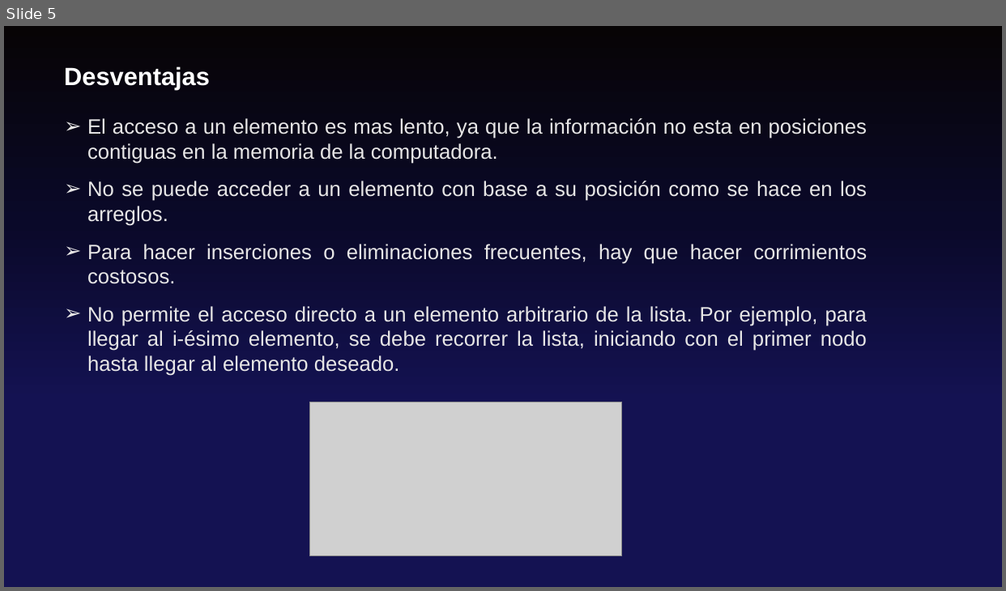
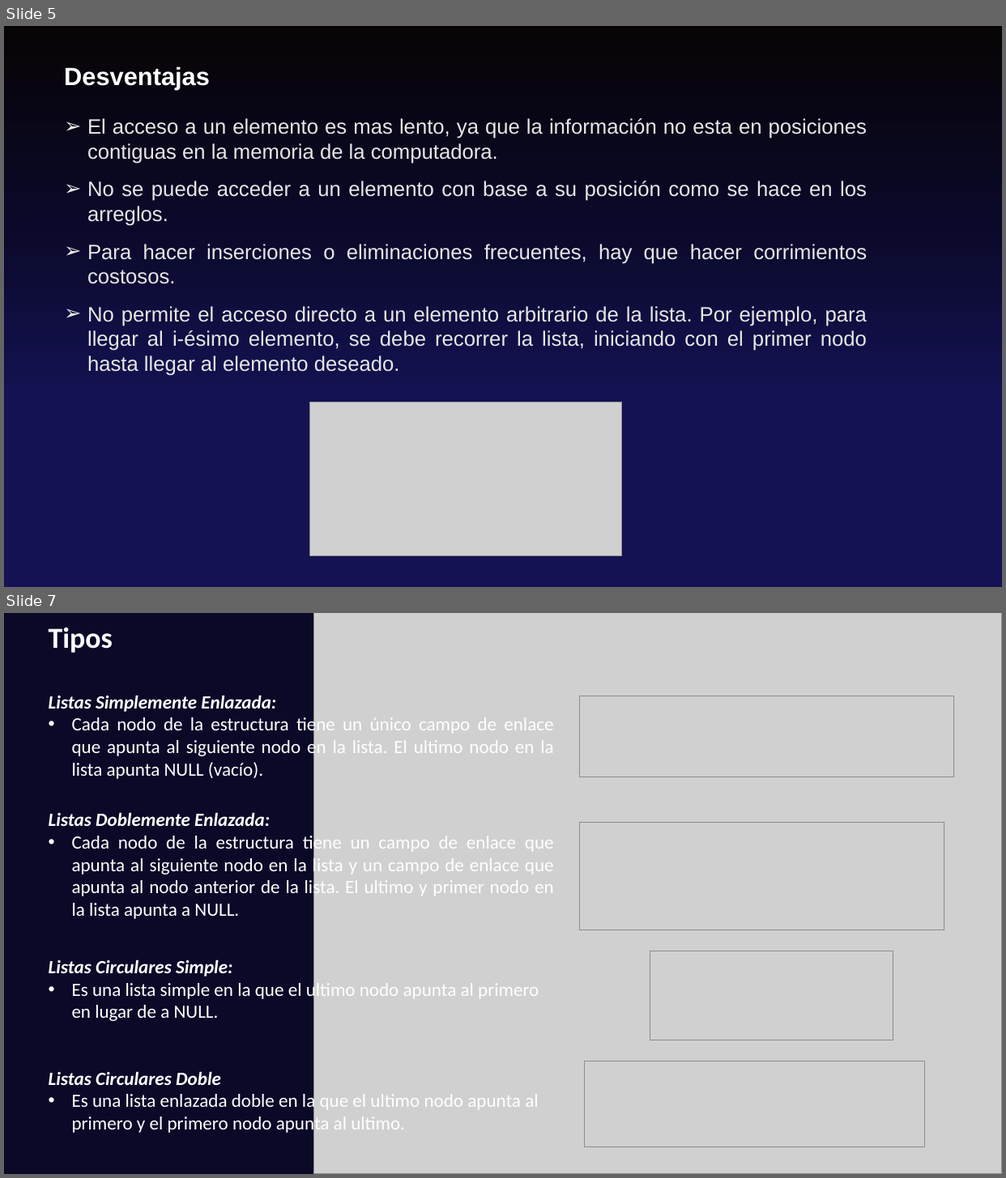
Before and after one commit to 987-Ismael-Romero/Listas, a slide deck: Expo/Expo_Listas.pptx. Shown one above the other, each under a label of ours: slide 5 before the commit, slides 5 and 7 after it; the slides between them are not shown. The pictures are 1006x591 and 1006x1178 pixels, drawn with LibreOffice and Linux fonts; fonts in the diff are those of the drawing; grey boxes stand for pictures. Boxes give left, top, right and bottom in pixels: in the first picture for what was removed or moved away, otherwise in the second. Text is boxed around its words. In the diff, an @@ line names an element or a change of style, - is before the commit and + after.

```diff
--- a/Expo/Expo_Listas.pptx
+++ b/Expo/Expo_Listas.pptx
@@ slide 7 added at <box>4,613,1002,1174</box>, background #0A0928 @@
@@ text added at <box>49,628,113,653</box>, 28 pt, text #FFFFFF, bold @@
+Tipos
@@ picture added at <box>314,613,1002,1174</box> @@
@@ text added at <box>49,695,553,779</box>, 18 pt, text #FFFFFF @@
+Listas Simplemente Enlazada:
+• Cada nodo de la estructura tiene un único campo de enlace que apunta al siguiente nodo en la lista. El ultimo nodo en la lista apunta NULL (vacío).
@@ picture added at <box>580,696,955,777</box> @@
@@ text added at <box>49,812,554,919</box>, 18 pt, text #FFFFFF @@
+Listas Doblemente Enlazada:
+• Cada nodo de la estructura tiene un campo de enlace que apunta al siguiente nodo en la lista y un campo de enlace que apunta al nodo anterior de la lista. El ultimo y primer nodo en la lista apunta a NULL.
@@ picture added at <box>580,823,944,931</box> @@
@@ picture added at <box>650,952,893,1040</box> @@
@@ text added at <box>49,960,539,1021</box>, 18 pt, text #FFFFFF @@
+Listas Circulares Simple:
+• Es una lista simple en la que el ultimo nodo apunta al primero en lugar de a NULL.
@@ text added at <box>49,1071,538,1135</box>, 18 pt, text #FFFFFF @@
+Listas Circulares Doble
+• Es una lista enlazada doble en la que el ultimo nodo apunta al primero y el primero nodo apunta al ultimo.
@@ picture added at <box>584,1062,925,1148</box> @@
```
Also in this commit, not shown: 4 slides changed.
